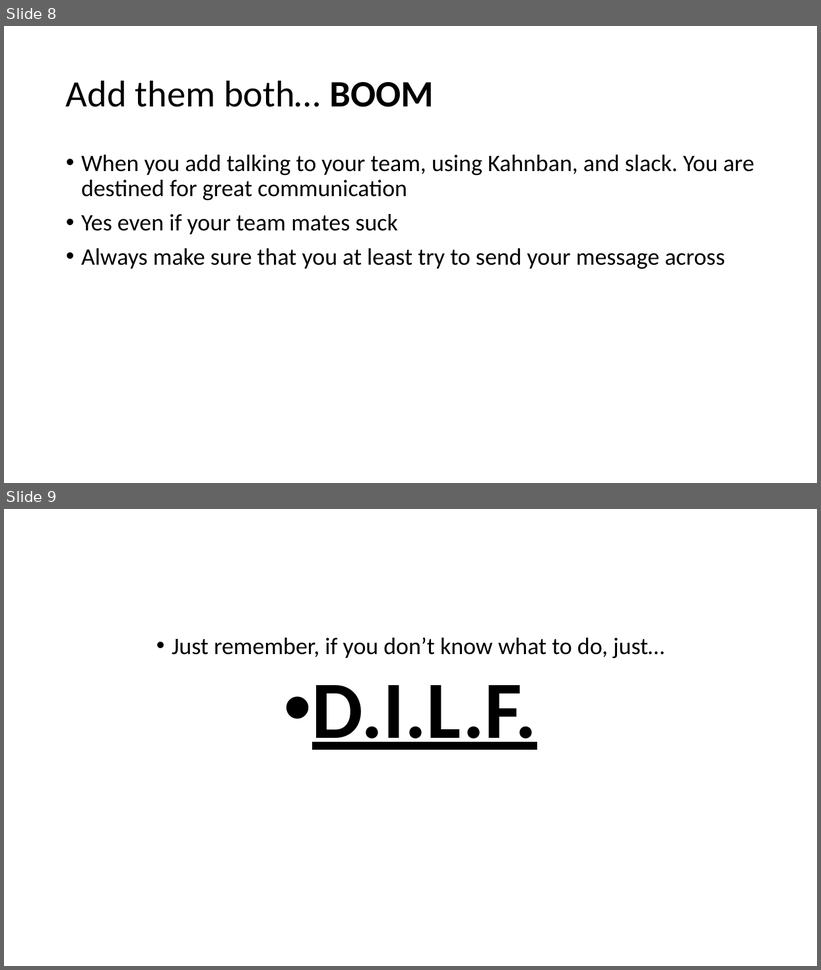
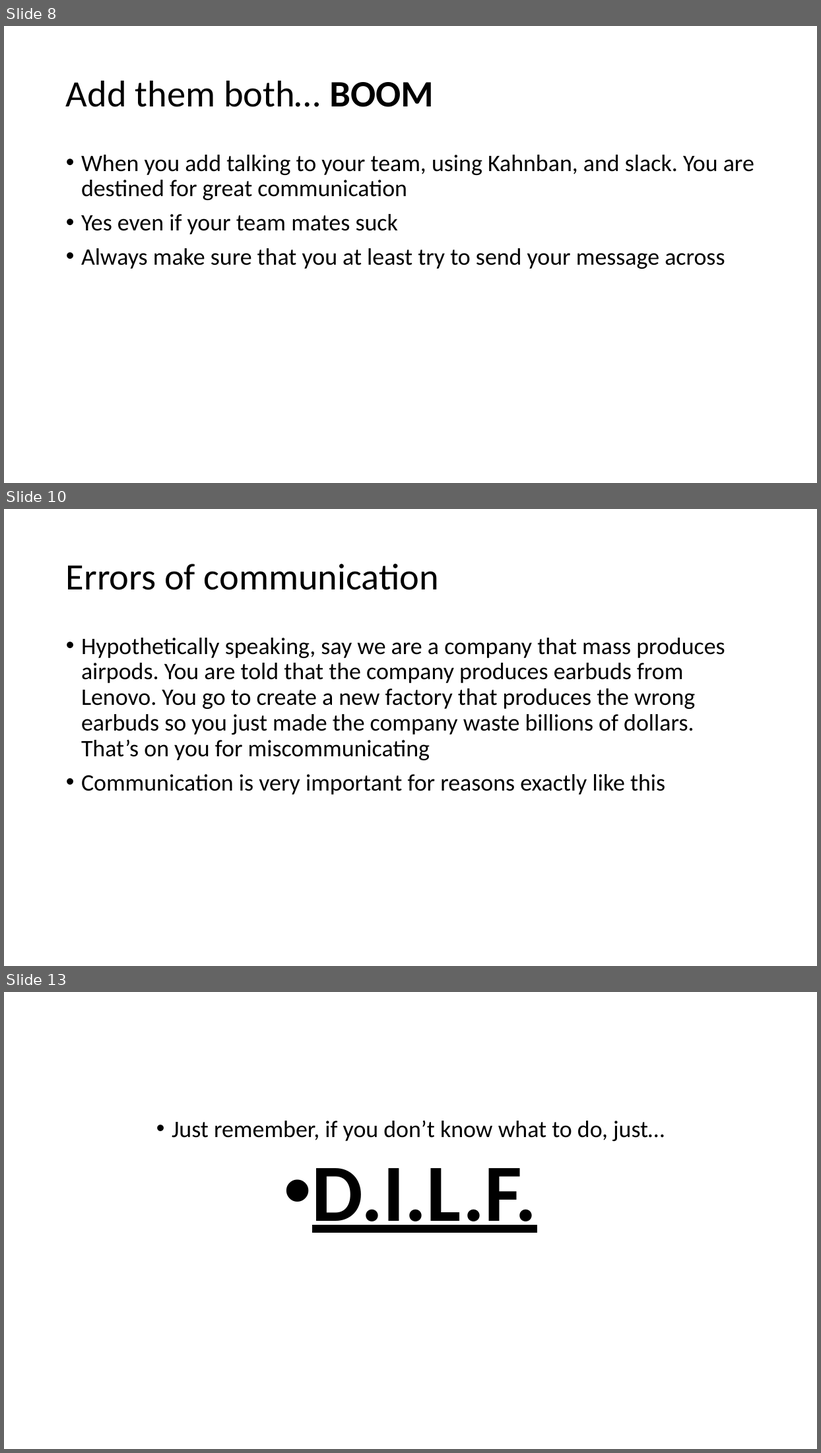
Before and after one commit to csmith1188/docpacs2122, a slide deck: docpac_mar18/Presentation.pptx. Shown one above the other, each under a label of ours: slides 8 and 9 before the commit, slides 8, 10 and 13 after it; the slides between them are not shown. The pictures are 821x970 and 821x1453 pixels, drawn with LibreOffice and Linux fonts; fonts in the diff are those of the drawing. Boxes give left, top, right and bottom in pixels: in the first picture for what was removed or moved away, otherwise in the second. Text is boxed around its words. In the diff, an @@ line names an element or a change of style, - is before the commit and + after.

```diff
--- a/docpac_mar18/Presentation.pptx
+++ b/docpac_mar18/Presentation.pptx
@@ slide 10 added at box(4, 509, 817, 966), background #FFFFFF @@
@@ title added at box(66, 564, 439, 590), 44 pt, text #000000 @@
+Errors of communication
@@ text added at box(81, 638, 725, 795), 28 pt, text #000000 @@
+• Hypothetically speaking, say we are a company that mass produces airpods. You are told that the company produces earbuds from Lenovo. You go to create a new factory that produces the wrong earbuds so you just made the company waste billions of dollars. That’s on you for miscommunicating
+• Communication is very important for reasons exactly like this
@@ what was slide 9 is now slide 13 @@
```
Also in this commit, not shown: 3 slides changed, 3 other slides added.
